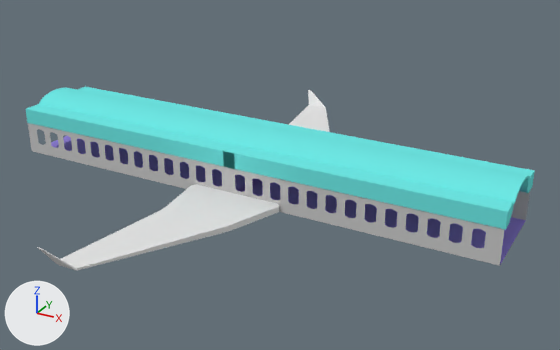
Renders of the Blender file Assets/plane.blend from each side of a commit.
The view is the same before and after, from a 50 mm lens placed at (37.3, -46.4, 24.3), pointed at (11.6, 0.4, 0.9). The axes (+X, +Y, +Z) are drawn at lower left. The lights are the same throughout.

Names of what the first picture shows: 'Cabin Luggage', 'Cabin Luggage 2', 'Cabin Luggage 3', 'Cabin Luggage 4', 'Floor', 'Roof', 'Roof 2', 'Roof 2.001', 'Wall', 'Wall 4', 'Wing Left', 'Wing Left.001'.
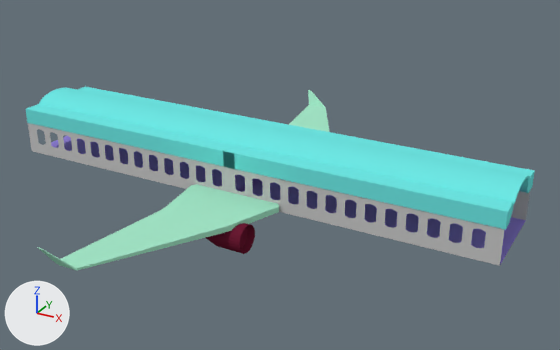
Pixel boxes [x1, y1, x2, y2] of what changed, in the pictures (560 x 350 px):
'Wing Left.001', recoloured (white to green): [38, 184, 279, 270] in both
'Cylinder.001', added (red): after [206, 223, 255, 254]
'Wing Left', recoloured (white to green): [289, 90, 330, 132] in both

What the commit changed:
Material 'Material.005' (mat_material_005) is new.
Its base color is (0.376, 0.8, 0.581) (green #a5e7c9).
Material 'Material.004' (mat_material_004) is new.
Its base color is (0.152, 0.0116, 0.0343) (dark red #6d1c34).
me_cube_010 has 40 vertices, 42 faces and spans x -1.33..0.97, y -1.0..2.77, z -1.0..5.83.
me_cube_010 now uses material mat_material_005 (green #a5e7c9).
me_cube_009 has 40 vertices, 42 faces and spans x -1.33..0.97, y -1.0..2.77, z -1.0..5.83.
me_cube_009 now uses material mat_material_005 (green #a5e7c9).
Mesh me_cylinder_009 is new.
It has 160 vertices, 130 faces and spans x -1.0..1.0, y -1.0..1.0, z -3.34..1.0.
It uses material mat_material_004 (dark red #6d1c34).
Object 'Cylinder.001' (ob_cylinder_001) is new; it shows me_cylinder_009.
Its location is (12.2, -7.11, -0.59).
Its rotation in degrees is (0, 90, 0).
